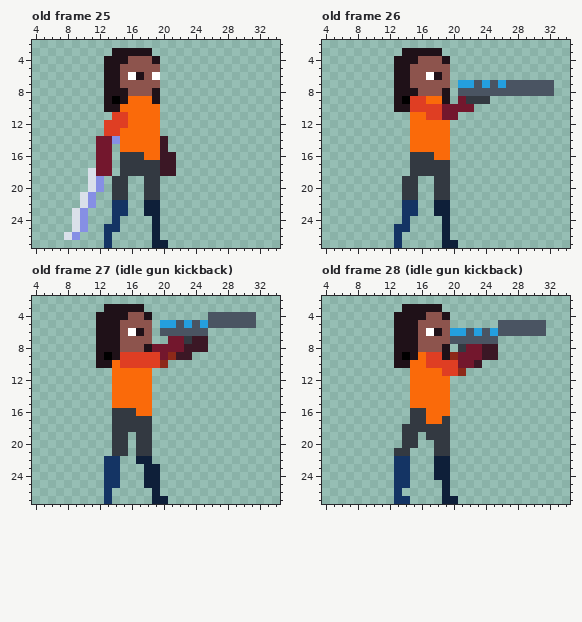
Two versions of one pixel-art file, open-the-portal/characters/KALA/Player Animations.aseprite. Above, as it was before the edit.
56x28 pixels, 81 frames. Colours within 5 levels of each other are drawn and written as one. Shown: old frame 25: x 4..34, y 2..27; old frame 26: x 4..34, y 2..27; old frame 27 (idle gun kickback): x 4..34, y 2..27; old frame 28 (idle gun kickback): x 4..34, y 2..27. The commit also changed other frames, which this record leaves out.
The same view after the edit:
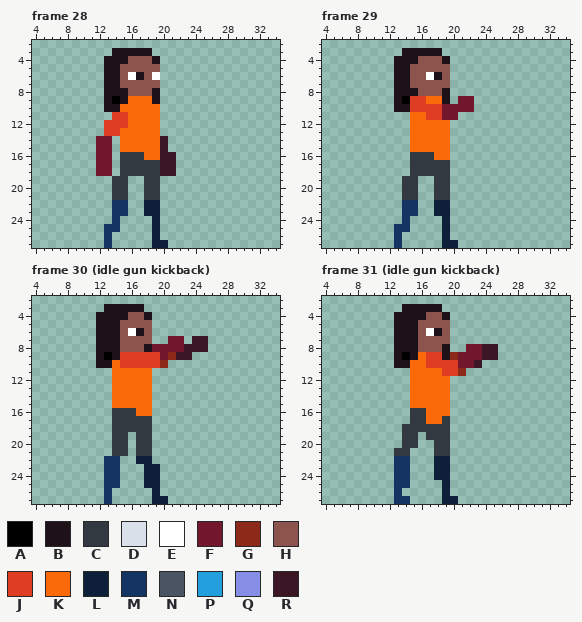
Palette (. is transparent): A #000000  B #1f1118  C #333941  D #dae0ea  E #ffffff  F #73172d  G #8d2919  H #8d544d  J #df3e23  K #fa6a0a  L #0e1f39  M #143464  N #4a5462  P #249fde  Q #868fe5  R #3b1725
Change:
frames 81 -> 54
layer "Body" now hidden
layer "Body Copy" added
layer "Gun 2" now hidden
layer "Sword" now hidden
Frame 28 against old frame 25:
y 14: x 14 Q -> .
y 18: x 11 D -> .
y 19..20: x 11..12 DQ -> ..
y 21..22: x 10..11 DQ -> ..
y 23..25: x 9..10 DQ -> ..
y 26: x 8..9 DQ -> ..
Frame 29 against old frame 26:
y 7: x 21..32 PPNPNPNNNNNN -> ............
y 8: x 21..32 NNNNNNNNNNNN -> ............
y 9: x 22..24 CCC -> F..
Frame 30 (idle gun kickback) against old frame 27 (idle gun kickback):
y 4: x 26..31 NNNNNN -> ......
y 5: x 20..31 PPNPNPNNNNNN -> ............
y 6: x 20..25 NNNNNN -> ......
y 7: x 23 C -> .
Frame 31 (idle gun kickback) against old frame 28 (idle gun kickback):
y 5: x 26..31 NNNNNN -> ......
y 6: x 20..31 PPNPNPNNNNNN -> ............
y 7: x 20..25 NNNNNN -> ......
y 8: x 21 C -> .
